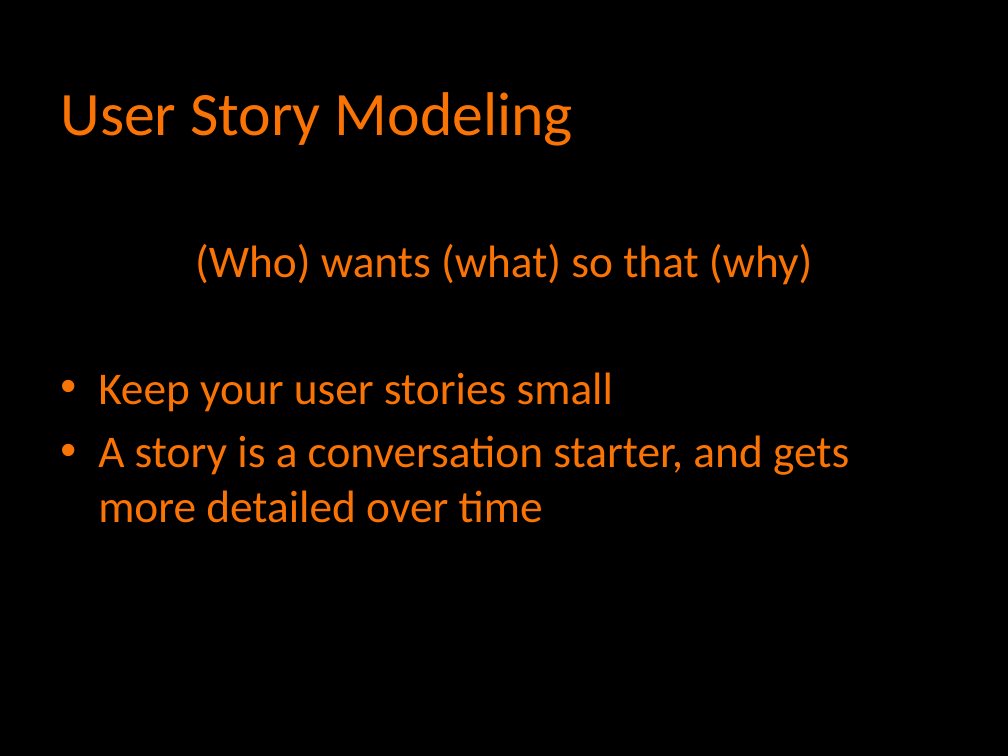
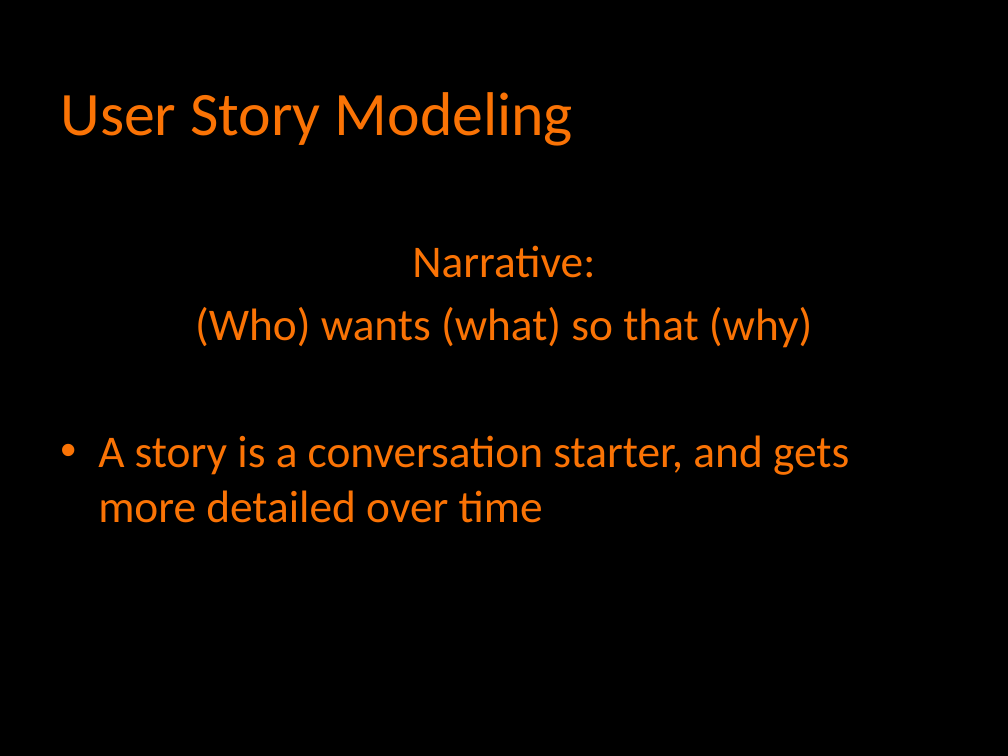
Before and after one commit to agilefire/November2010, a slide deck: slide 11 of Agile Firestarter Autumn 2010 Agile Estimation.pptx. Drawn at 1008x756 pixels with LibreOffice and Linux fonts; fonts in the diff are those of the drawing. Boxes give left, top, right and bottom in pixels: in the first picture for what was removed or moved away, otherwise in the second. Text is boxed around its words. In the diff, an @@ line names an element or a change of style, - is before the commit and + after.

```diff
--- a/Agile Firestarter Autumn 2010 Agile Estimation.pptx
+++ b/Agile Firestarter Autumn 2010 Agile Estimation.pptx
@@ text at (412,245,595,278): paragraph added @@
+Narrative:
@@ text at (98,372,613,412): paragraph removed @@
-• Keep your user stories small
```
Also in this commit, not shown: 7 other slides changed.
